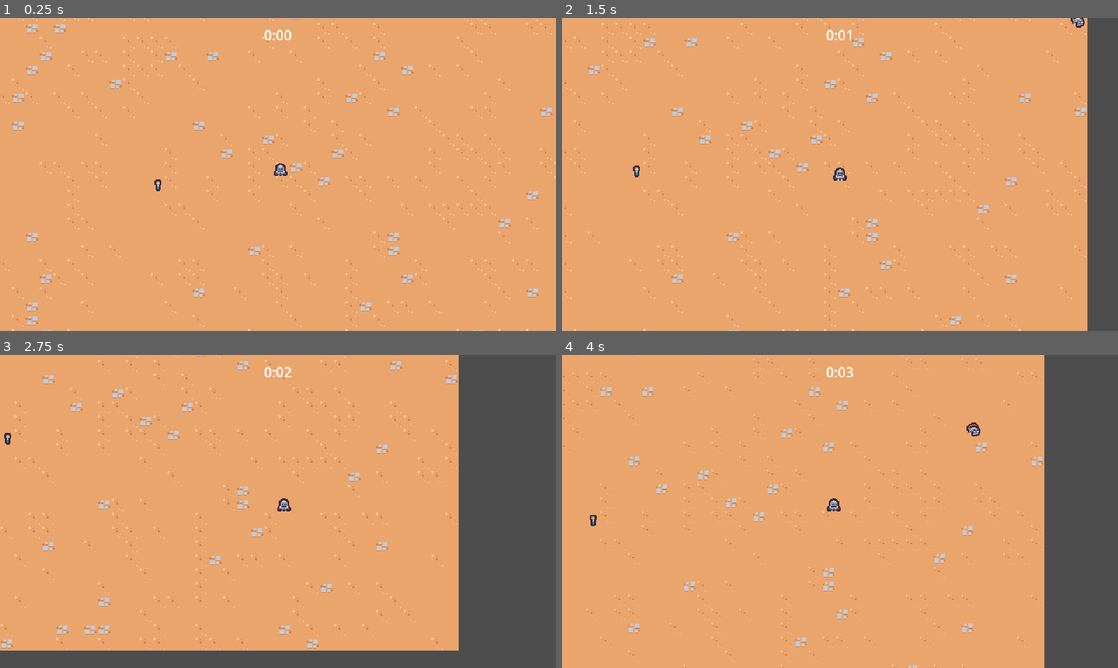
Above: before the commit, frames 1-4 (two rows, left to right).
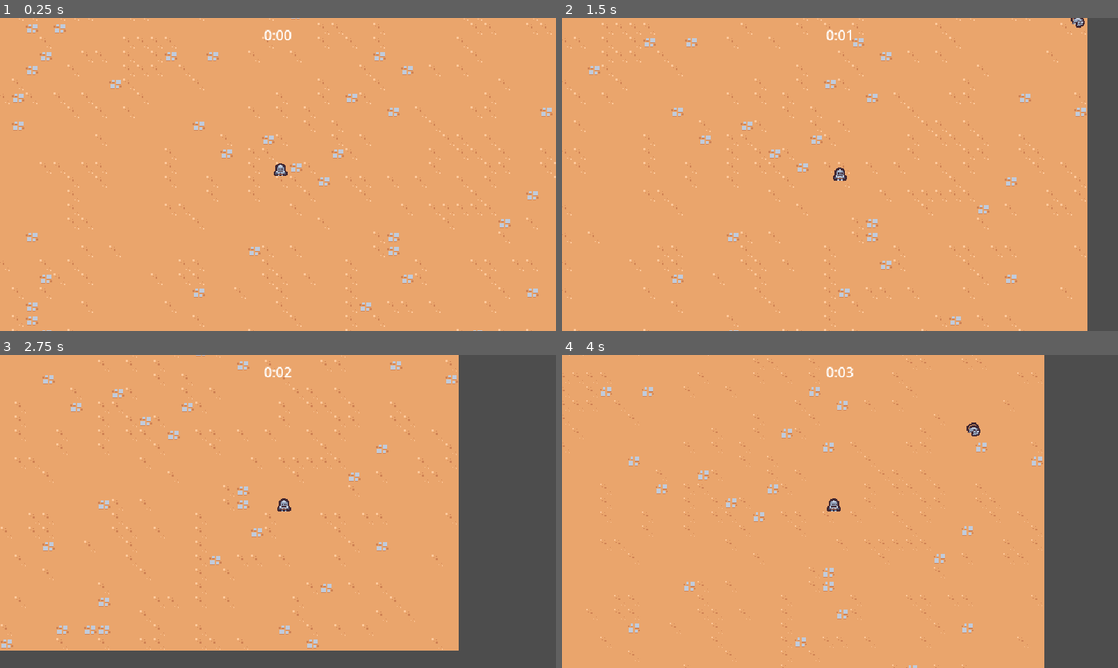
Above: after the commit, the same moments.

Repository: Liujiayu007/2d
Game: Godot game, scene res://scenes/main/main.tscn
Same seed, same stepped clock (60 frames per second), same inputs: the game is played once before the commit and once after it.
Inputs:
- Up to frame 1 (0.25 s): no input
- Up to frame 2 (1.5 s): hold D (move_right) 0.53-1.28 s; hold S (move_down) from 1.28 s (still down)
- Up to frame 3 (2.75 s): release S (move_down) at 2.03 s; hold D (move_right) from 2.03 s (still down)
- Up to frame 4 (4 s): release D (move_right) at 2.78 s; hold W (move_up) 2.78-3.53 s; hold A (move_left) from 3.53 s (still down)

The runs differ from the first frame. In frame 1, less than 0.1% of the frame differs, in the area x 27-29%, y 51-56%; in frame 2, less than 0.1%; in frame 3, less than 0.1%, in the area x 0-2%, y 24-29%; in frame 4, less than 0.1%.

Commit message:
血量组件，敌人死亡掉落组件

Diff:
--- /dev/null
+++ b/scenes/component/health_component.gd
@@ -0,0 +1,21 @@
+extends Node
+
+class_name HealthComponent
+
+signal  died
+
+@export var max_health: float = 10
+var current_health
+
+func _ready():
+	current_health = max_health
+
+func damage(damage_amount: float):
+	current_health = max(current_health - damage_amount, 0)
+	Callable(check_death).call_deferred()
+
+
+func  check_death():
+	if current_health == 0:
+		died.emit()
+		owner.queue_free()
--- /dev/null
+++ b/scenes/component/health_component.tscn
@@ -0,0 +1,6 @@
+[gd_scene format=3 uid="uid://b6wlk0pyknbuk"]
+
+[ext_resource type="Script" uid="uid://gv7hisckskbh" path="res://scenes/component/health_component.gd" id="1_sa7ac"]
+
+[node name="HealthComponent" type="Node" unique_id=389065283]
+script = ExtResource("1_sa7ac")
--- /dev/null
+++ b/scenes/component/vial_drop_component.gd
@@ -0,0 +1,21 @@
+extends Node
+
+@export_range(0,1) var drop_percent: float = .5
+@export var health_component: Node
+@export var vial_scene: PackedScene
+
+func  _ready():
+	(health_component as HealthComponent).died.connect(on_died)
+
+
+func on_died():
+	if randf() >= drop_percent:
+		return
+	if vial_scene == null:
+		return
+	if not owner is Node2D:
+		return
+	var spawn_position = (owner as Node2D).global_position
+	var vial_instance = vial_scene.instantiate() as Node2D
+	owner.get_parent().add_child(vial_instance)
+	vial_instance.global_position = spawn_position
--- /dev/null
+++ b/scenes/component/vial_drop_component.tscn
@@ -0,0 +1,8 @@
+[gd_scene format=3 uid="uid://dec4cmfu4vn2m"]
+
+[ext_resource type="Script" uid="uid://cawjktvukghqk" path="res://scenes/component/vial_drop_component.gd" id="1_l1ouf"]
+[ext_resource type="PackedScene" uid="uid://cfbkx7gs13lp1" path="res://scenes/game_object/experience_vial/experience_vial.tscn" id="2_txokj"]
+
+[node name="VialDropComponent" type="Node" unique_id=1500879592]
+script = ExtResource("1_l1ouf")
+vial_scene = ExtResource("2_txokj")
--- a/scenes/game_object/basic_enemy/basic_enemy.gd
+++ b/scenes/game_object/basic_enemy/basic_enemy.gd
@@ -1,6 +1,8 @@
 extends CharacterBody2D
 
 const MAX_SPEED = 40
+
+@onready var health_component: HealthComponent = $HealthComponent
 
 # Called when the node enters the scene tree for the first time.
 func _ready() -> void:
@@ -20,4 +22,4 @@
 	return Vector2.ZERO
 
 func on_area_entered(other_area: Area2D):
-	queue_free()
+	health_component.damage(100)
--- a/scenes/game_object/basic_enemy/basic_enemy.tscn
+++ b/scenes/game_object/basic_enemy/basic_enemy.tscn
@@ -2,6 +2,8 @@
 
 [ext_resource type="Texture2D" uid="uid://bdwxegae1kdsn" path="res://scenes/game_object/basic_enemy/basic_enemy.png" id="1_fng3e"]
 [ext_resource type="Script" uid="uid://dl2k3r7483ll3" path="res://scenes/game_object/basic_enemy/basic_enemy.gd" id="1_gxg7h"]
+[ext_resource type="PackedScene" uid="uid://b6wlk0pyknbuk" path="res://scenes/component/health_component.tscn" id="2_pcrk2"]
+[ext_resource type="PackedScene" uid="uid://dec4cmfu4vn2m" path="res://scenes/component/vial_drop_component.tscn" id="3_elloc"]
 
 [sub_resource type="CircleShape2D" id="CircleShape2D_gxg7h"]
 radius = 12.0
@@ -14,6 +16,11 @@
 collision_mask = 9
 motion_mode = 1
 script = ExtResource("1_gxg7h")
+
+[node name="HealthComponent" parent="." unique_id=389065283 instance=ExtResource("2_pcrk2")]
+
+[node name="VialDropComponent" parent="." unique_id=1500879592 node_paths=PackedStringArray("health_component") instance=ExtResource("3_elloc")]
+health_component = NodePath("../HealthComponent")
 
 [node name="Area2D" type="Area2D" parent="." unique_id=1815932598]
 collision_layer = 0
--- a/scenes/main/main.tscn
+++ b/scenes/main/main.tscn
@@ -7,7 +7,6 @@
 [ext_resource type="PackedScene" uid="uid://b1xxwi00ln7me" path="res://scenes/manager/enemy_manager.tscn" id="1_l3cfh"]
 [ext_resource type="PackedScene" uid="uid://b8k2j5jrnb23e" path="res://scenes/manager/arena_time_manager.tscn" id="2_ow5a4"]
 [ext_resource type="PackedScene" uid="uid://cmd771i5kd4w1" path="res://scenes/manager/experience_manager.tscn" id="4_yyfjg"]
-[ext_resource type="PackedScene" uid="uid://cfbkx7gs13lp1" path="res://scenes/game_object/experience_vial/experience_vial.tscn" id="7_hujxm"]
 
 [node name="Main" type="Node" unique_id=715923107]
 
@@ -28,6 +27,3 @@
 
 [node name="Player" parent="." unique_id=390898776 instance=ExtResource("1_hyk8p")]
 position = Vector2(502, 290)
-
-[node name="ExperienceVial" parent="." unique_id=538601863 instance=ExtResource("7_hujxm")]
-position = Vector2(361, 300)
--- a/scenes/manager/experience_manager.gd
+++ b/scenes/manager/experience_manager.gd
@@ -7,7 +7,6 @@
 
 func increment_experience(number: float):
 	current_experience += number
-	print(current_experience)
 
 func on_experience_vial_collected(number: float):
 	increment_experience(number)
Not shown, added: scenes/component/health_component.gd.uid
Not shown, added: scenes/component/vial_drop_component.gd.uid
